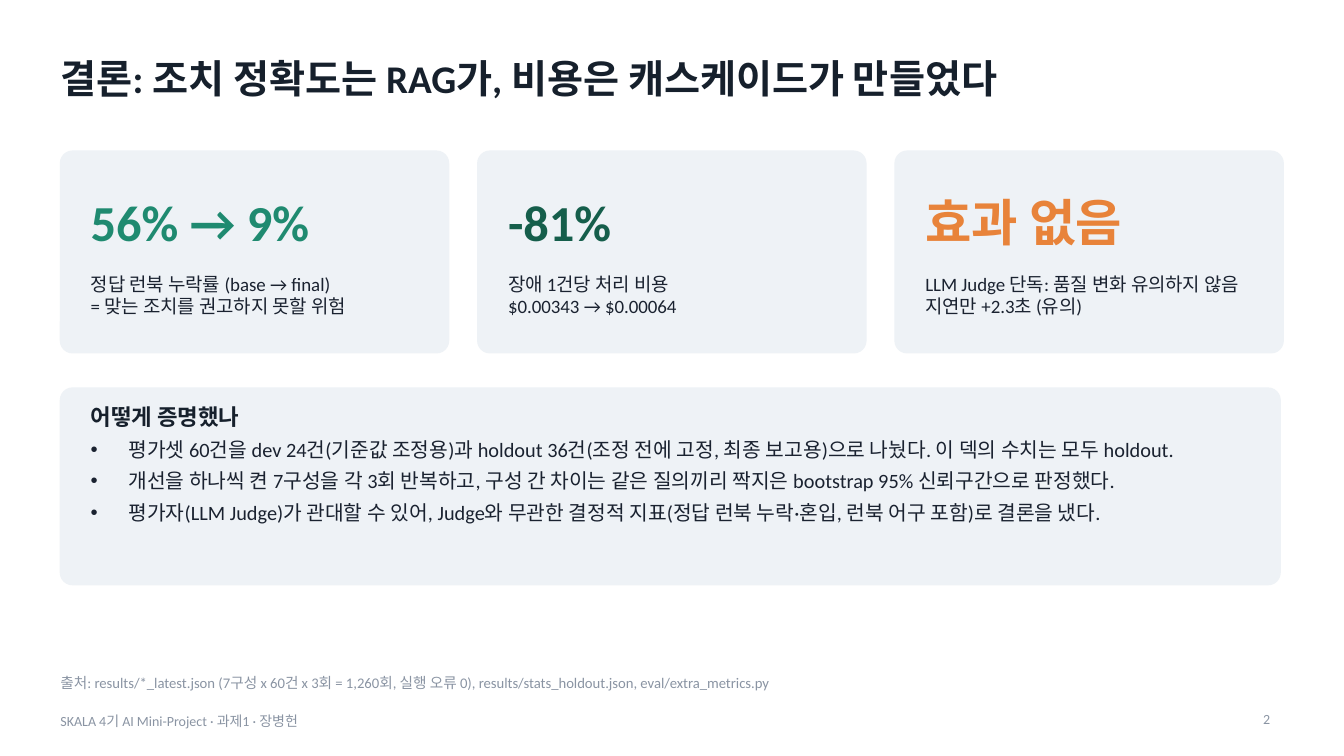
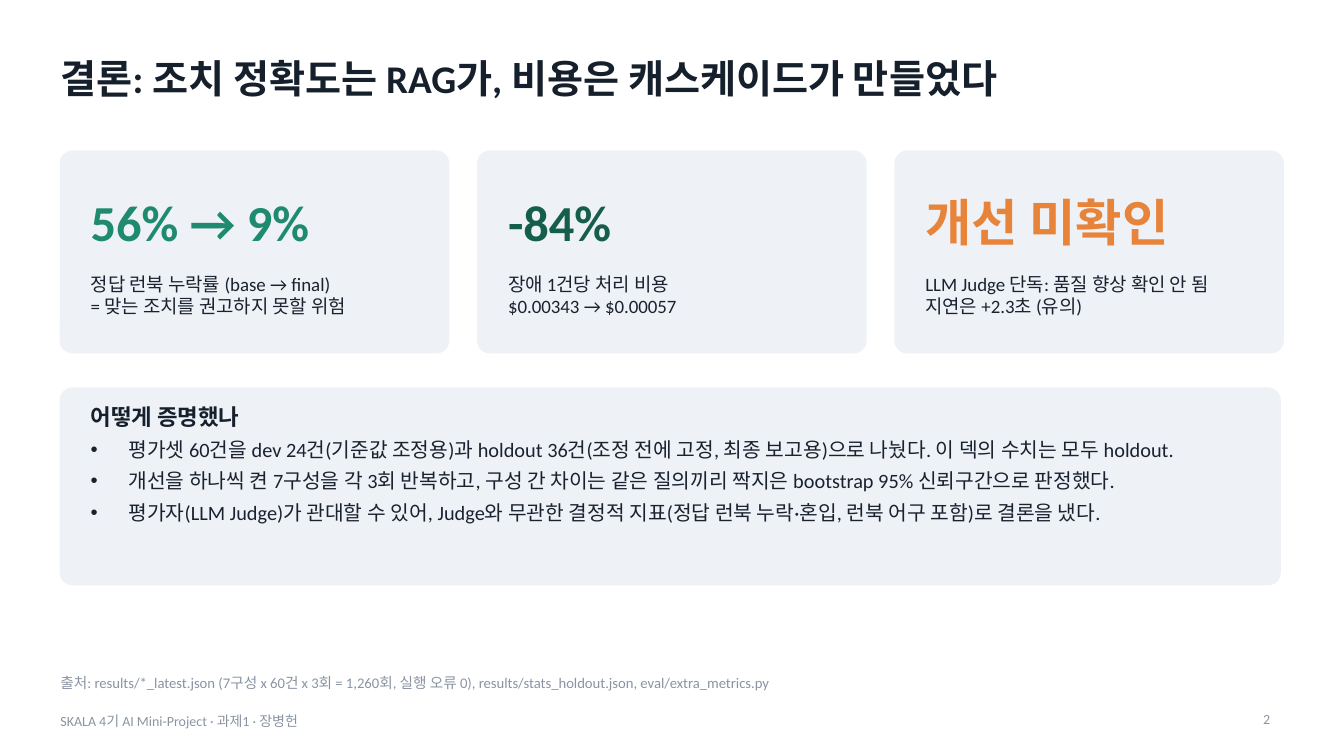
Before and after one commit to jang961111-hash/incident-agent-ablation, a slide deck: slide 2 of deck/incident-agent-ablation.pptx. Drawn at 1344x756 pixels with LibreOffice and Linux fonts; fonts in the diff are those of the drawing. Boxes give left, top, right and bottom in pixels: in the first picture for what was removed or moved away, otherwise in the second. Text is boxed around its words. In the diff, an @@ line names an element or a change of style, - is before the commit and + after.

```diff
--- a/deck/incident-agent-ablation.pptx
+++ b/deck/incident-agent-ablation.pptx
@@ text at [508, 206, 611, 242]: text changed @@
--81%
+-84%
@@ text at [925, 198, 1169, 246]: text changed @@
-효과 없음
+개선 미확인
@@ text at [925, 275, 1208, 316]: text changed @@
-LLM Judge 단독: 품질 변화 유의하지 않음
-지연만 +2.3초 (유의)
+LLM Judge 단독: 품질 향상 확인 안 됨
+지연은 +2.3초 (유의)
@@ text at [508, 300, 676, 315]: text changed @@
-$0.00343 → $0.00064
+$0.00343 → $0.00057
```
Also in this commit, not shown: 10 other slides changed, 5 other files.
